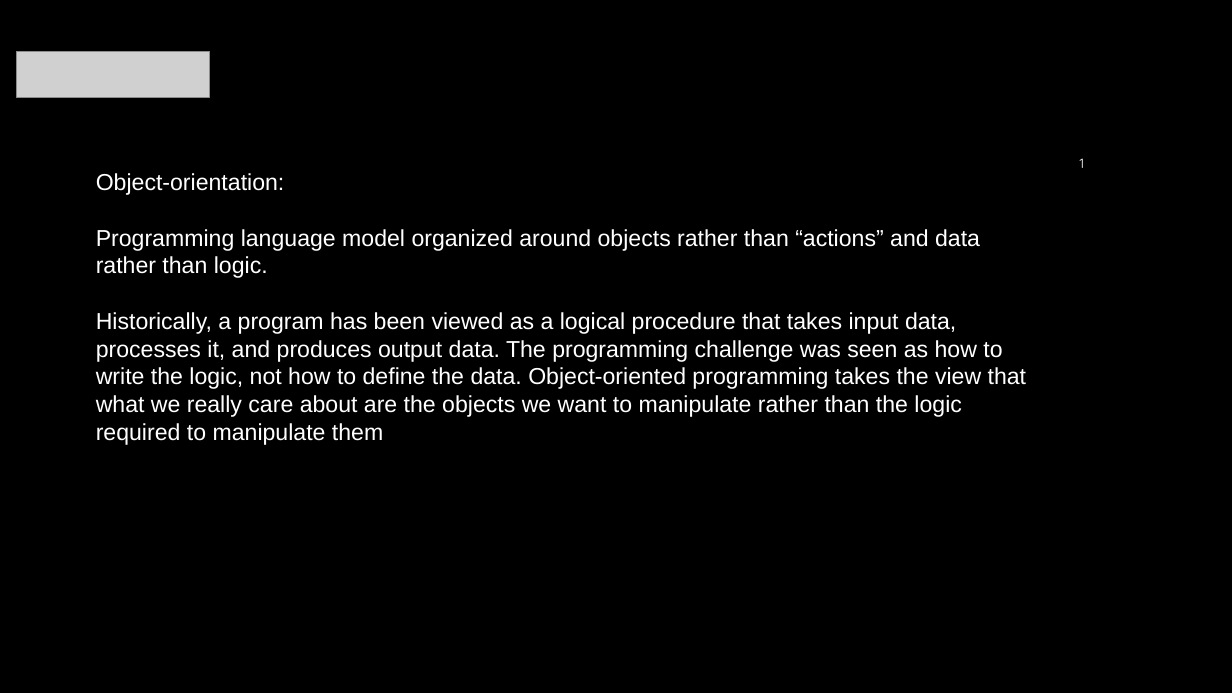
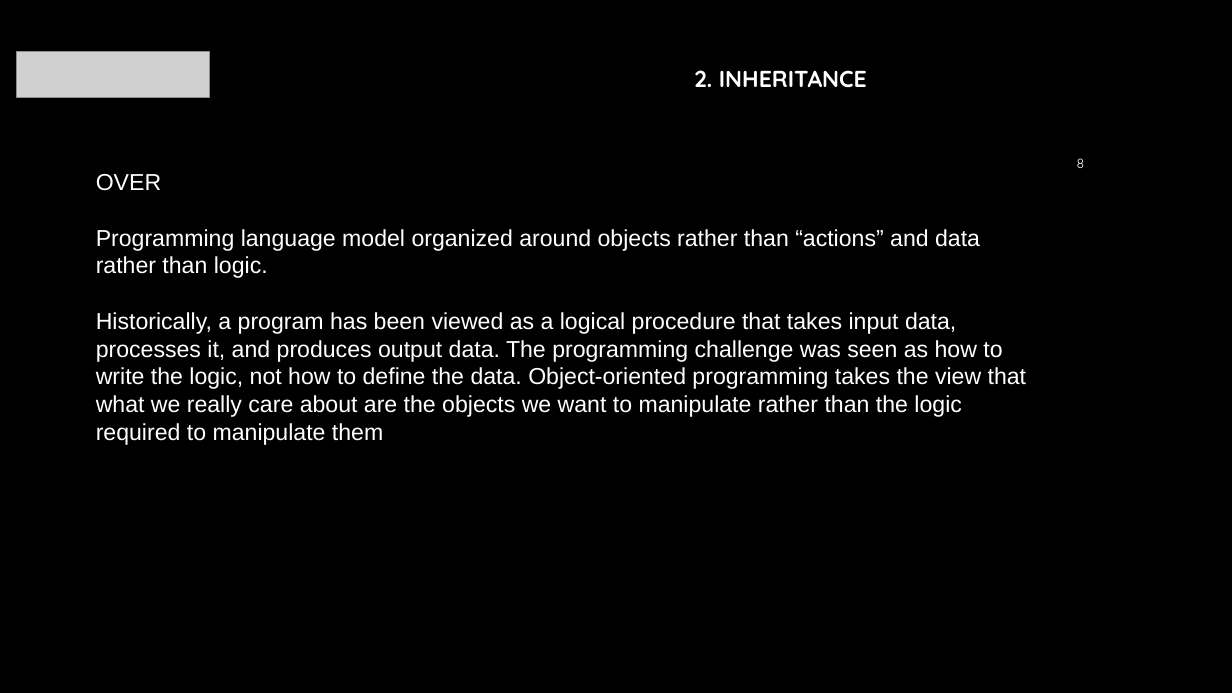
Before and after one commit to mraalten/javafundamentals, a slide deck: slide 8 of docs/training/Presentatie.pptx (slide 1 before the commit). Drawn at 1232x693 pixels with LibreOffice and Linux fonts; fonts in the diff are those of the drawing; grey boxes stand for pictures; background and template pictures are left out. Boxes give left, top, right and bottom in pixels: in the first picture for what was removed or moved away, otherwise in the second. Text is boxed around its words. In the diff, an @@ line names an element or a change of style, - is before the commit and + after.

```diff
--- a/docs/training/Presentatie.pptx
+++ b/docs/training/Presentatie.pptx
@@ text added at [694,70,867,88], 18 pt, text #FFFFFF, bold @@
+2. INHERITANCE
@@ text at [96,174,161,191]: text changed @@
-Object-orientation:
+OVER
@@ page number at [1077,158,1085,168]: text changed @@
-1
+8
```
Also in this commit, not shown: 14 slides added, 1 slide removed, 17 other files.
